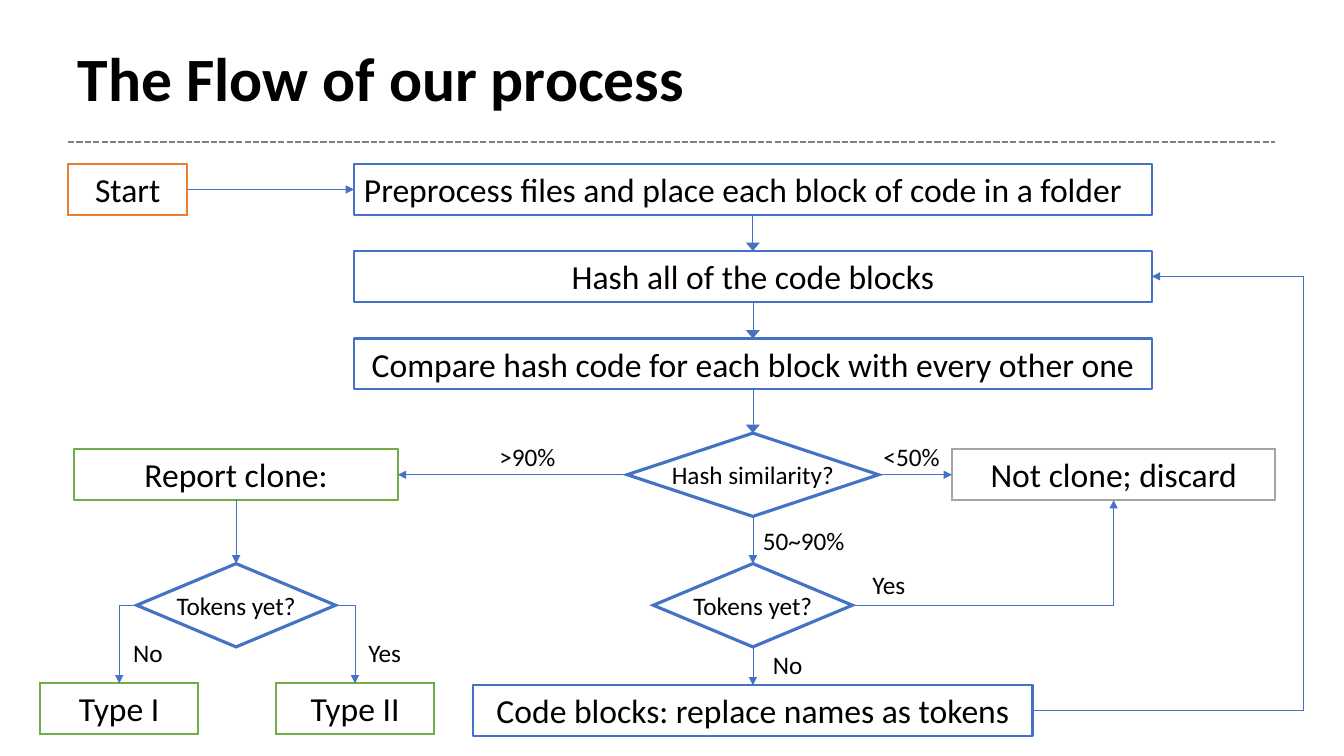
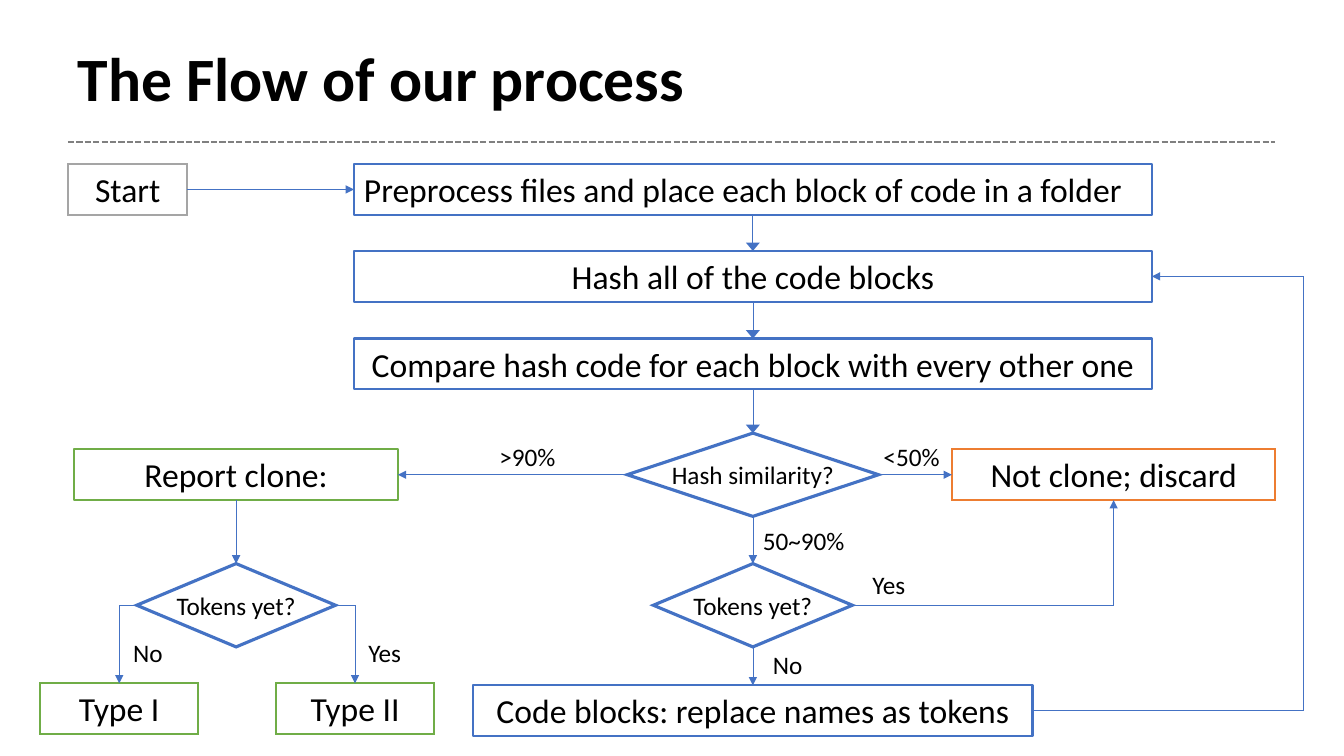
Before and after one commit to Tetricz/CodeCloneDetector, a slide deck: slide 3 of presentation.pptx. Drawn at 1344x756 pixels with LibreOffice and Linux fonts; fonts in the diff are those of the drawing. Boxes give left, top, right and bottom in pixels: in the first picture for what was removed or moved away, otherwise in the second. Text is boxed around its words. In the diff, an @@ line names an element or a change of style, - is before the commit and + after.

Commit message:
edited flow slide in presentation.pptx

```diff
--- a/presentation.pptx
+++ b/presentation.pptx
@@ rectangle "Start" at (68, 164, 188, 215): outline #ED7D31 1.5 pt to #A5A5A5 1.5 pt @@
@@ rectangle "Not clone; discard" at (952, 450, 1275, 500): outline #A5A5A5 1.5 pt to #ED7D31 1.5 pt @@
```
